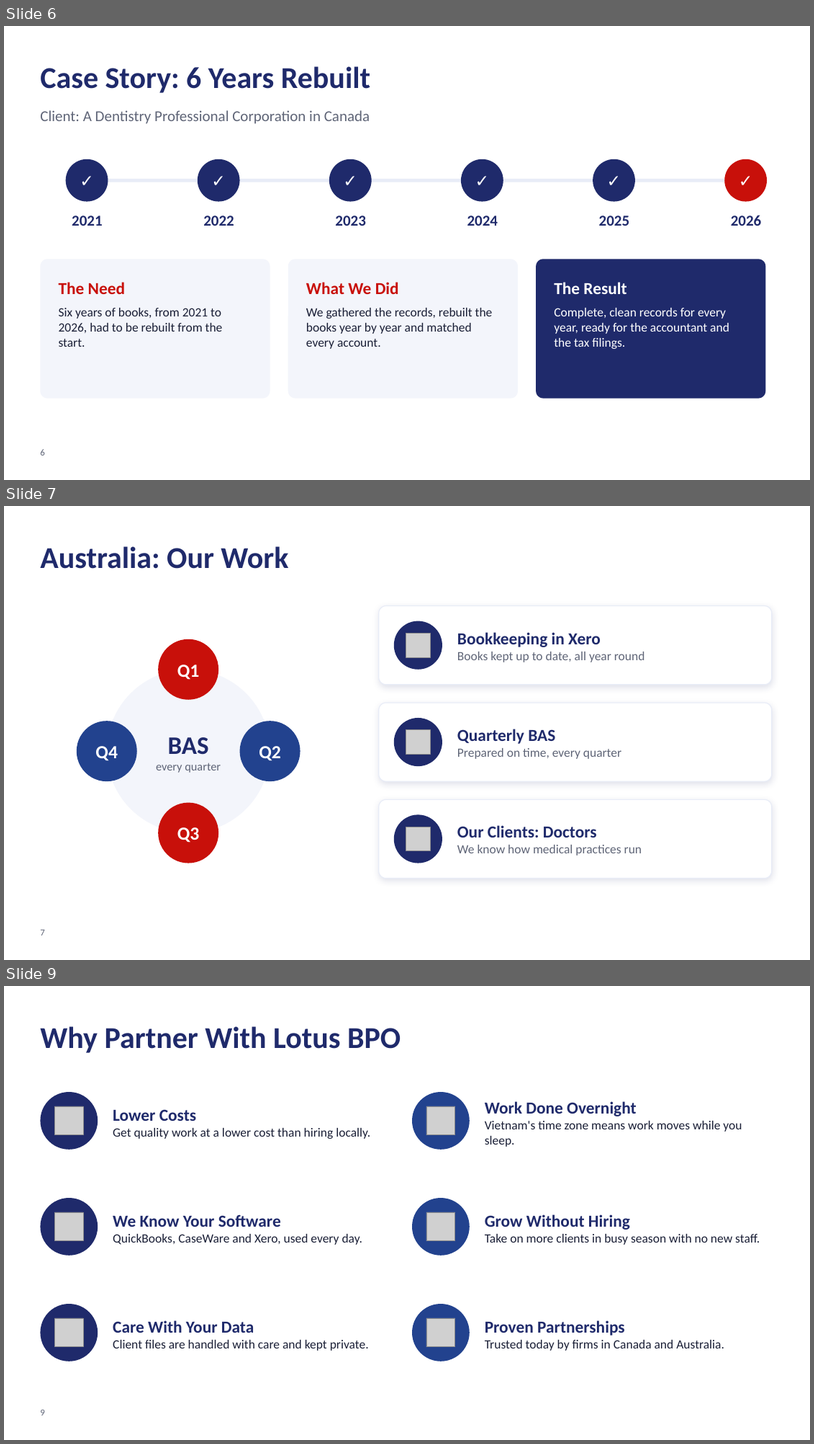
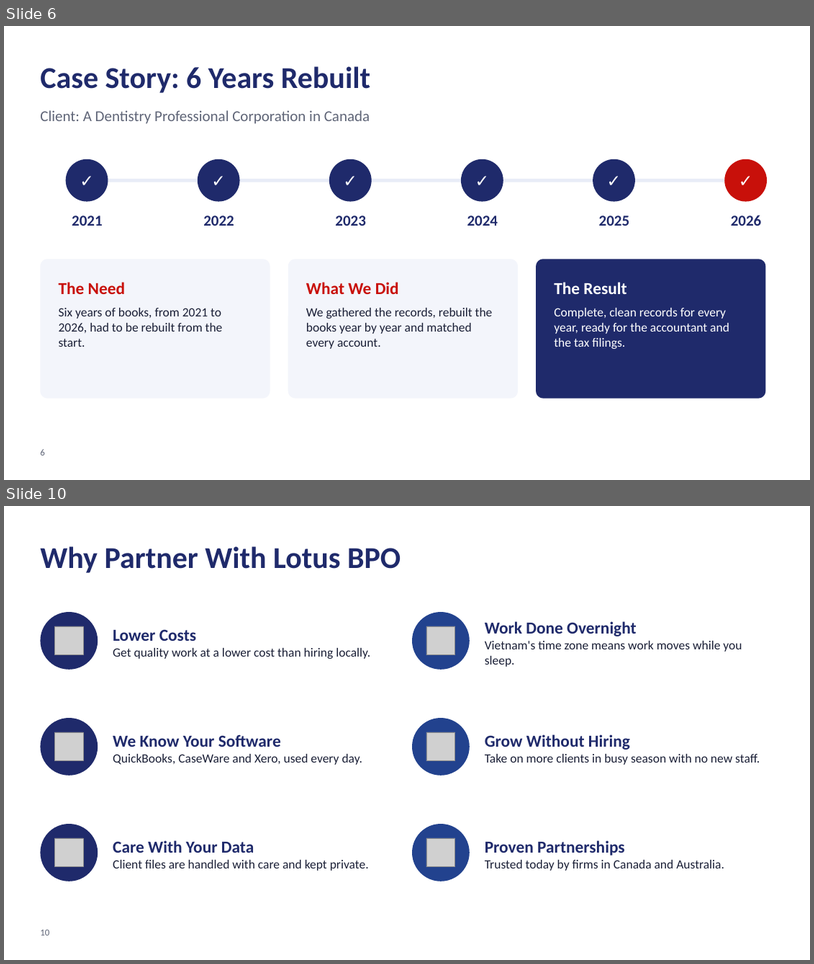
Before and after one commit to alvinjohnrheycamacho-source/Presentation-Deck, a slide deck: Lotus BPO - Conference Deck.pptx. Shown one above the other, each under a label of ours: slides 6, 7 and 9 before the commit, slides 6 and 10 after it; the slides between them are not shown. The pictures are 814x1444 and 814x964 pixels, drawn with LibreOffice and Linux fonts; fonts in the diff are those of the drawing; grey boxes stand for pictures; background and template pictures are left out. Boxes give left, top, right and bottom in pixels: in the first picture for what was removed or moved away, otherwise in the second. Text is boxed around its words. In the diff, an @@ line names an element or a change of style, - is before the commit and + after.

```diff
--- a/Lotus BPO - Conference Deck.pptx
+++ b/Lotus BPO - Conference Deck.pptx
@@ slide 7 removed at (4, 506, 810, 960), background #FFFFFF @@
@@ title removed at (40, 546, 288, 569) @@
-Australia: Our Work
@@ rounded rectangle removed at (379, 606, 772, 685) @@
@@ ellipse removed at (394, 621, 442, 669) @@
@@ picture removed at (406, 633, 430, 657) @@
@@ text removed at (458, 632, 646, 662) @@
-Bookkeeping in Xero
-Books kept up to date, all year round
@@ ellipse removed at (158, 639, 219, 700) @@
@@ ellipse removed at (107, 669, 270, 833) @@
@@ text removed at (178, 664, 200, 680) @@
-Q1
@@ ellipse removed at (77, 721, 137, 781) @@
@@ ellipse removed at (240, 721, 301, 781) @@
@@ rounded rectangle removed at (379, 703, 772, 781) @@
@@ ellipse removed at (394, 718, 442, 766) @@
@@ text removed at (156, 737, 221, 772) @@
-BAS
-every quarter
@@ picture removed at (406, 730, 430, 754) @@
@@ text removed at (458, 728, 622, 759) @@
-Quarterly BAS
-Prepared on time, every quarter
@@ text removed at (95, 746, 118, 761) @@
-Q4
@@ text removed at (259, 746, 281, 761) @@
-Q2
@@ ellipse removed at (158, 803, 219, 863) @@
@@ rounded rectangle removed at (379, 800, 772, 878) @@
@@ text removed at (178, 827, 200, 842) @@
-Q3
@@ ellipse removed at (394, 815, 442, 863) @@
@@ picture removed at (406, 826, 430, 851) @@
@@ text removed at (458, 825, 642, 855) @@
-Our Clients: Doctors
-We know how medical practices run
@@ page number removed at (40, 929, 44, 935) @@
-7
@@ what was slide 9 is now slide 10 @@
@@ page number at (40, 929, 49, 935): text changed @@
-9
+10
```
Also in this commit, not shown: 5 slides changed, 2 slides added, 1 other file.
